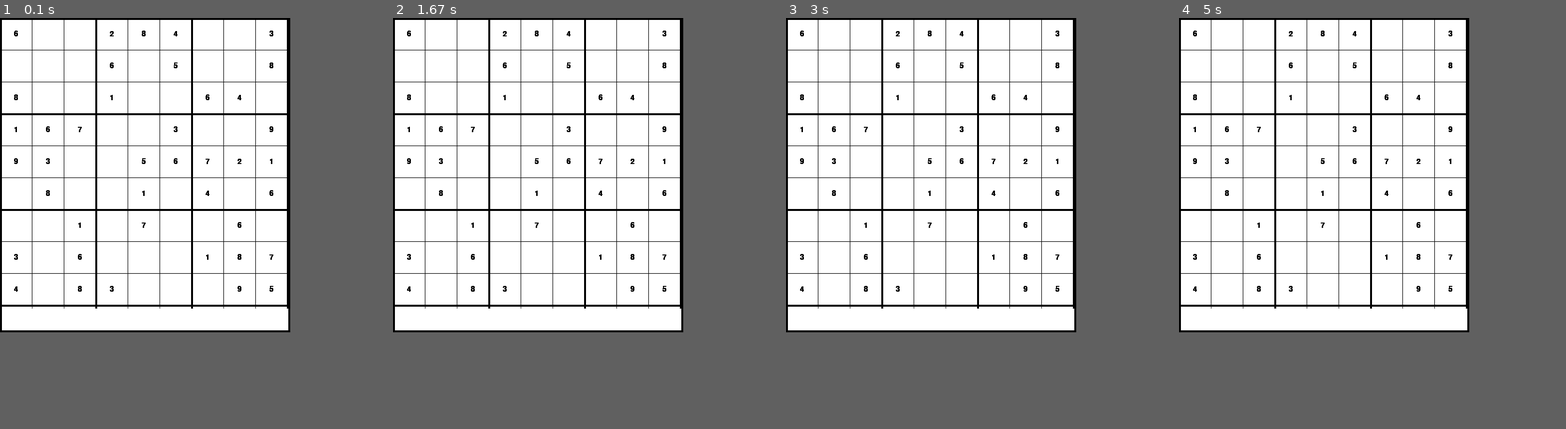
Above: before the commit, frames 1-4 (left to right).
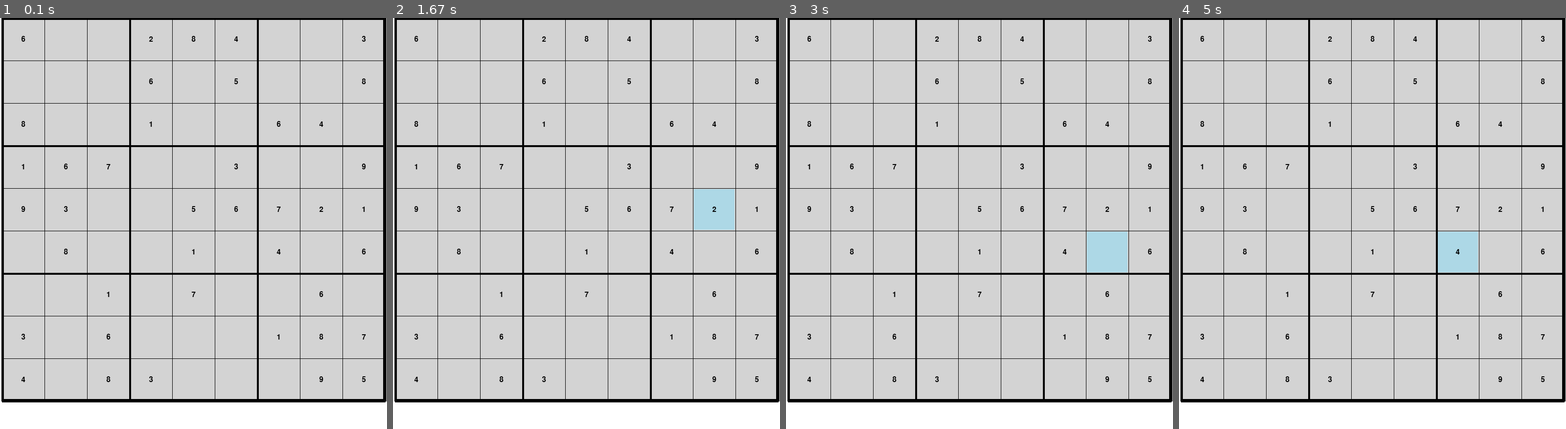
Above: after the commit, the same moments.

Repository: jeanbapd/Sudoku-pygame
Game: pygame game, started from main.py
Two runs of this game, one before a commit and one after it. Both use one fixed random seed, a clock stepped at 60 frames per second and the inputs below.
Inputs (mouse positions are in pixels of both pictures, inside the frame that each line leads up to):
- Up to frame 1 (0.1 s): no input
- Up to frame 2 (1.67 s): click (710, 211) at 1.38 s
- Up to frame 3 (3 s): hold Right 1.67-2.13 s; move the mouse to (979, 252) at 1.7 s; hold Left 2.17-2.7 s; hold Down from 2.73 s (still down)
- Up to frame 4 (5 s): release Down at 3.03 s; hold Left 3.07-3.47 s; hold Up 3.5-3.87 s; hold Right 3.9-4.53 s; hold Down 4.57-4.93 s; hold Left from 4.97 s (still down)
The window is 600x650 before the commit and 800x850 after it. Grey fills any space a smaller window leaves; there, only what the larger window draws over its background counts as a difference.

The runs differ from the first frame. In frame 1, 65% of the frame differs, in the area x 0-100%, y 0-100%; in frame 2, 66%; in frame 3, 66%; in frame 4, 66%.

Commit message:
fix: The grid position

Diff:
--- a/src/constant.py
+++ b/src/constant.py
@@ -3,8 +3,8 @@
 """
 
 #Windows dimensions
-WINDOW_WIDTH = 600
-WINDOW_HEIGHT = 650
+WINDOW_WIDTH = 800
+WINDOW_HEIGHT = 850
 
 #Grid size
 GRID_SIZE = 9 #Number of cell in a  row and a column
@@ -27,6 +27,6 @@
 BUTTON_COLOR = 0x90EE90#Lightgreen
 SELECTED_CASE_COLOR = 0xADD8E6
 FONT_COLOR = 0xFFFFFF
-
+EROR_BG_COLOR = 0xFFC8C8
 #Font
 FONT_SIZE = 23
--- a/src/grid.py
+++ b/src/grid.py
@@ -157,48 +157,56 @@
 
         screen.fill(src.constant.BG_COLOR)
 
+        # Number rendering
+        font = pygame.font.Font(None, src.constant.FONT_SIZE)
+
+        grid_px = src.constant.CELL_SIZE * 9
+        offset_x = (src.constant.WINDOW_WIDTH - grid_px) // 2
+        offset_y = 0
         for row in range(9):
             for col in range(9):
 
-                x = col * src.constant.CELL_SIZE
-                y = row * src.constant.CELL_SIZE
+                x = offset_x + col * src.constant.CELL_SIZE
+                y = offset_y + row * src.constant.CELL_SIZE
 
                 rect = pygame.Rect(x, y, src.constant.CELL_SIZE, src.constant.CELL_SIZE)
 
-                if self.selected and self.selected == (row, col):#Highlight selected cell with SELECTED_CASE_COLOR
+                pygame.draw.rect(screen, src.constant.CASE_COLOR, rect)
+
+                if (row,col) in self.errors:#Highlight error cells with light red background
+                    pygame.draw.rect(screen, src.constant.EROR_BG_COLOR, rect)
+                elif self.selected and self.selected == (row, col):#Highlight selected cell with SELECTED_CASE_COLOR
                     pygame.draw.rect(screen, src.constant.SELECTED_CASE_COLOR, rect)
 
-                if (row,col) in self.errors:#Highlight error cells with light red background
-                    pygame.draw.rect(screen, 0xFFC8C8, rect)
-
-                pygame.draw.rect(screen, src.constant.CASE_COLOR, rect,1)
+                pygame.draw.rect(screen, src.constant.CASE_COLOR, rect,2)
 
         for i in range(10):
             thickness = 4 if i%3 == 0 else 1
 
             #Horizontal lines
-            pygame.draw.line(screen,src.constant.GRID_COLOR,(0,i*src.constant.CELL_SIZE),(src.constant.WINDOW_WIDTH,i*src.constant.CELL_SIZE),thickness)
+            pygame.draw.line(screen,src.constant.GRID_COLOR,(offset_x,offset_y + i*src.constant.CELL_SIZE),(offset_x + grid_px,offset_y + i*src.constant.CELL_SIZE),thickness)
 
             #Vertical lines
-            pygame.draw.line(screen,src.constant.GRID_COLOR,(i * src.constant.CELL_SIZE,0),(i * src.constant.CELL_SIZE,src.constant.WINDOW_WIDTH),thickness)
-
-            pygame.draw.rect(screen,src.constant.GRID_COLOR,(0,0,src.constant.WINDOW_WIDTH,src.constant.WINDOW_HEIGHT),4)
-            #Number rendering
-            font = pygame.font.Font(None,src.constant.FONT_SIZE)
-
-            for row in range(9):
-                for col in range(9):
-                    num = self.grid[row][col]
-
-                    if num != 0:
-                        x = col * src.constant.CELL_SIZE + src.constant.CELL_SIZE//2
-                        y = row * src.constant.CELL_SIZE + src.constant.CELL_SIZE//2
-
-                        if self.is_original(row,col):
-                            color = src.constant.FIXED_NUMBERS_COLOR
-                        else:
-                            color = src.constant.UER_NUMBERS_COLOR
-
-                        text = font.render(str(num), True, color)
-                        text_rect = text.get_rect(center=(x,y))
-                        screen.blit(text, text_rect)
+            pygame.draw.line(screen,src.constant.GRID_COLOR,(offset_x + i * src.constant.CELL_SIZE,offset_y),(offset_x + i * src.constant.CELL_SIZE,offset_y + grid_px),thickness)
+
+        pygame.draw.rect(screen,src.constant.GRID_COLOR,(offset_x,offset_y,grid_px,grid_px),4)
+
+
+        for row in range(9):
+            for col in range(9):
+                num = self.grid[row][col]
+
+                if num != 0:
+                    x = offset_x + col * src.constant.CELL_SIZE + src.constant.CELL_SIZE//2
+                    y = offset_y + row * src.constant.CELL_SIZE + src.constant.CELL_SIZE//2
+
+                    if (row,col) in self.errors:
+                        color = src.constant.ERROR_COLOR
+                    elif self.is_original(row,col):
+                        color = src.constant.FIXED_NUMBERS_COLOR
+                    else:
+                        color = src.constant.UER_NUMBERS_COLOR
+
+                    text = font.render(str(num), True, color)
+                    text_rect = text.get_rect(center=(x,y))
+                    screen.blit(text, text_rect)
